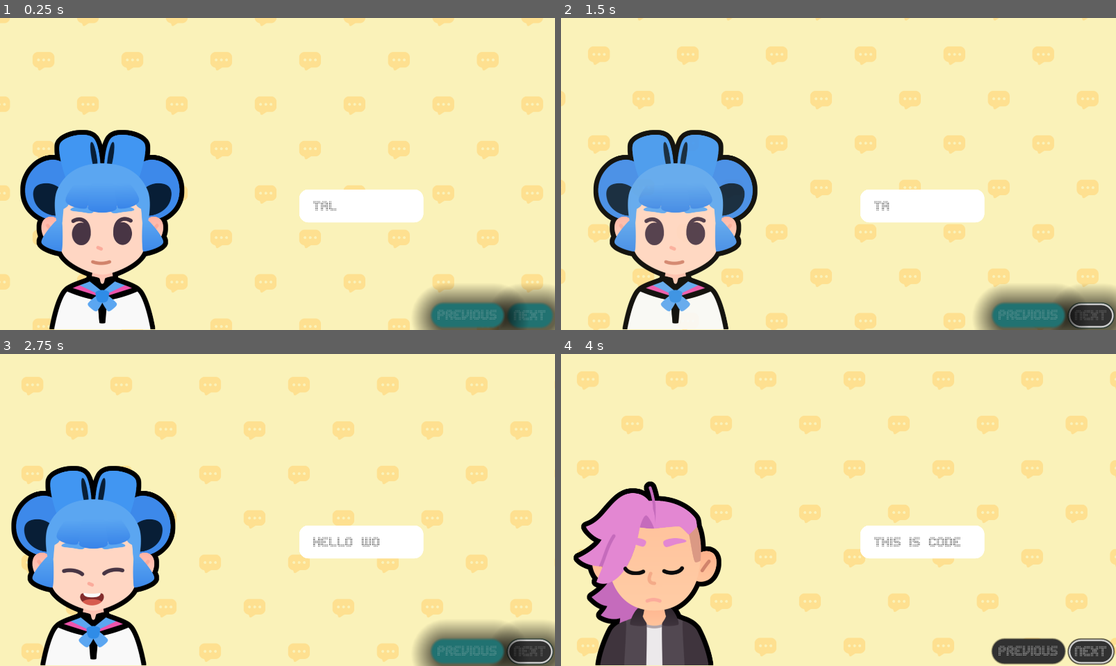
Above: before the commit, frames 1-4 (two rows, left to right).
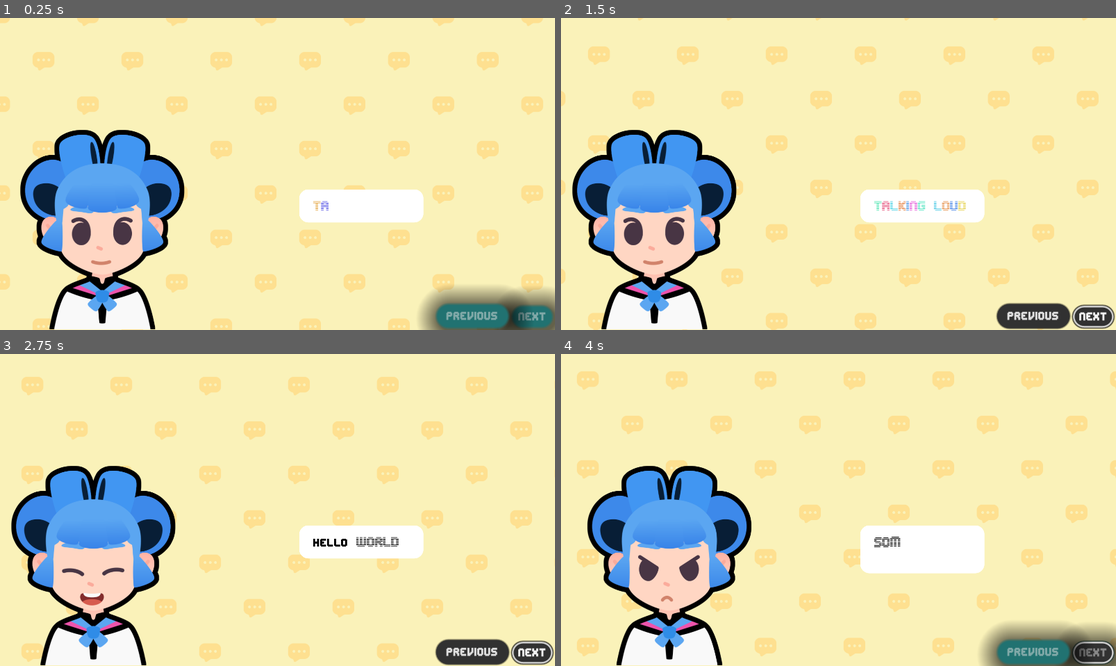
Above: after the commit, the same moments.

Repository: JL-r126/GodotModule7
Game: Godot game, scene res://Dialogue.tscn
Same seed, same stepped clock (60 frames per second), same inputs: the game is played once before the commit and once after it. Sound files missing from this copy of the repository are replaced by a short silence.
Inputs (mouse positions are in pixels of both pictures, inside the frame that each line leads up to):
- Up to frame 1 (0.25 s): no input
- Up to frame 2 (1.5 s): click (1027, 314) at 0.5 s, where only the run before the commit has a clickable "previous"; click (1093, 314) at 1.25 s, where only the run before the commit has a clickable "next"
- Up to frame 3 (2.75 s): click "next" at 2 s
- Up to frame 4 (4 s): tap Enter at 2.75 s; move the mouse to (960, 494) at 2.77 s; hold D (move_right) from 2.78 s (still down); tap Shift (boost) at 2.85 s; click (960, 494) at 2.92 s; tap Space at 3.02, 3.77 s; move the mouse to (727, 525) at 3.52 s; tap Z at 3.6 s

The runs differ from the first frame. In frame 1, 1.0% of the frame differs, in the area x 56-100%, y 58-100%; in frame 2, 14%; in frame 3, 3.3%; in frame 4, 19%, in the area x 2-100%, y 35-100%.

Commit message:
commit new added text effects

Diff:
--- a/Dialogue.gd
+++ b/Dialogue.gd
@@ -22,29 +22,34 @@
 
 var dialogue_items: Array[Dictionary] = [
 	{
-		"text": "talk",
+		"text": "[rainbow val=0.9]talking loud[/rainbow]",
 		"expression": dict["regular"],
 		"character": dict2["sophia"]
 	},
 	{
-		"text": "hello world",
+		"text": "[b]hello[/b] world",
 		"expression": dict["happy"],
 		"character": dict2["sophia"]
 	},
 	{
-		"text": "this is code",
+		"text": "[shake]this is code[/shake]",
 		"expression": dict["sad"],
 		"character": dict2["pink"]
 	},
 	{
-		"text": "something else",
+		"text": "[wave]something else[/wave]",
 		"expression": dict["angry"],
 		"character": dict2["sophia"]
 	},
 	{
-		"text": "bye",
+		"text": "[tornado freq=8.0][b]goodbye, farewell![/b][/tornado]",
 		"expression": dict["angry"],
 		"character": dict2["pink"]
+	},
+	{
+		"text": "[b][i]I wrote this myself![/i][/b]",
+		"expression": dict["regular"],
+		"character": dict2["sophia"]
 	},
 ]
 
@@ -63,7 +68,7 @@
 	char_tween.tween_property(body, "modulate:a", 1.0, 0.2)
 	char_tween.tween_property(body, "position:x", 2.0, 0.3)
 	var tween := create_tween()
-	var text_appearing_duration := rich_text_label.text.length() * 0.08
+	var text_appearing_duration: float = current_item['text'].length() / 30.0
 	tween.tween_property(rich_text_label, "visible_ratio", 1.0, text_appearing_duration)
 	var sound_max_offset := audio_stream_player.stream.get_length() - text_appearing_duration
 	var sound_start_position := randf() * sound_max_offset
--- a/Dialogue.tscn
+++ b/Dialogue.tscn
@@ -89,7 +89,7 @@
 offset_right = -455.0
 offset_bottom = -372.0
 bbcode_enabled = true
-text = "Hello World!"
+text = "[i]Hello[/i] [b]World![/b]"
 fit_content = true
 
 [node name="nextButton" type="Button" parent="."]
@@ -118,10 +118,10 @@
 anchor_top = 1.0
 anchor_right = 1.0
 anchor_bottom = 1.0
-offset_left = -428.0
-offset_top = -93.0
-offset_right = -177.0
-offset_bottom = -9.0
+offset_left = -411.0
+offset_top = -90.0
+offset_right = -160.0
+offset_bottom = -6.0
 grow_horizontal = 0
 grow_vertical = 0
 shortcut = SubResource("Shortcut_8sd7k")
--- a/character.gd
+++ b/character.gd
@@ -1,8 +1,8 @@
 extends CharacterBody2D
 
-
+@export var jump_vel: float = 1200.0
 const SPEED = 300.0
-const JUMP_VELOCITY = -1200.0
+var JUMP_VELOCITY = jump_vel * -1
 
 
 func _physics_process(delta: float) -> void:
--- a/expressions.tscn
+++ b/expressions.tscn
@@ -145,10 +145,11 @@
 shape = SubResource("RectangleShape2D_ofruo")
 
 [node name="CharacterBody2D" type="CharacterBody2D" parent="."]
-position = Vector2(217, 881)
+position = Vector2(1102, 922)
 collision_layer = 3
 collision_mask = 6
 script = ExtResource("7_yxgko")
+jump_vel = 800.0
 metadata/_edit_group_ = true
 
 [node name="CollisionShape2D" type="CollisionShape2D" parent="CharacterBody2D"]
--- a/lessons/main_theme.tres
+++ b/lessons/main_theme.tres
@@ -1,7 +1,10 @@
-[gd_resource type="Theme" load_steps=10 format=3 uid="uid://dff5vdo8oyrxt"]
+[gd_resource type="Theme" load_steps=13 format=3 uid="uid://dff5vdo8oyrxt"]
 
 [ext_resource type="StyleBox" uid="uid://bsetnjcvpimr4" path="res://new_style_box_flat.tres" id="1_ei3wx"]
+[ext_resource type="FontFile" uid="uid://btqpntce35e88" path="res://editundo.ttf" id="1_jktrv"]
 [ext_resource type="FontFile" uid="uid://neiustlwucdv" path="res://edundot.ttf" id="1_ulena"]
+[ext_resource type="FontFile" uid="uid://bgfxnvlq1u6wd" path="res://edunline.ttf" id="3_aaryr"]
+[ext_resource type="FontFile" uid="uid://t8ph42c8fe2x" path="res://JsHandwritten-Regular.otf" id="3_f1362"]
 
 [sub_resource type="StyleBoxFlat" id="StyleBoxFlat_ei3wx"]
 content_margin_left = 22.0
@@ -92,9 +95,9 @@
 corner_radius_bottom_left = 32
 
 [resource]
-default_font = ExtResource("1_ulena")
+default_font = ExtResource("3_aaryr")
 default_font_size = 48
-Button/fonts/font = ExtResource("1_ulena")
+Button/fonts/font = ExtResource("1_jktrv")
 Button/styles/disabled = SubResource("StyleBoxFlat_ei3wx")
 Button/styles/focus = SubResource("StyleBoxFlat_ulena")
 Button/styles/hover = SubResource("StyleBoxFlat_ulena")
@@ -121,11 +124,11 @@
 RichTextLabel/constants/text_highlight_h_padding = 3
 RichTextLabel/constants/text_highlight_v_padding = 3
 RichTextLabel/constants/underline_alpha = 50
-RichTextLabel/fonts/bold_font = ExtResource("1_ulena")
-RichTextLabel/fonts/bold_italics_font = ExtResource("1_ulena")
+RichTextLabel/fonts/bold_font = ExtResource("1_jktrv")
+RichTextLabel/fonts/bold_italics_font = ExtResource("3_f1362")
 RichTextLabel/fonts/italics_font = ExtResource("1_ulena")
 RichTextLabel/fonts/mono_font = ExtResource("1_ulena")
-RichTextLabel/fonts/normal_font = ExtResource("1_ulena")
+RichTextLabel/fonts/normal_font = ExtResource("3_aaryr")
 RichTextLabel/icons/horizontal_rule = SubResource("ImageTexture_jktrv")
 RichTextLabel/styles/focus = SubResource("StyleBoxFlat_f1362")
 RichTextLabel/styles/normal = SubResource("StyleBoxFlat_a4fo1")
--- a/project.godot
+++ b/project.godot
@@ -32,6 +32,8 @@
 [editor]
 
 movie_writer/movie_file="/home/xananax/GDQuest/learn-2d-gamedev-godot-4/godot_projects/M07.telling_a_story/demo.avi"
+version_control/plugin_name="GitPlugin"
+version_control/autoload_on_startup=true
 
 [editor_plugins]
 
--- a/rigid_body_2d.gd
+++ b/rigid_body_2d.gd
@@ -1,5 +1,5 @@
 extends RigidBody2D
-@onready var char = $"../CharacterBody2D"
+@onready var chare = $"../CharacterBody2D"
 # Called when the node enters the scene tree for the first time.
 func _ready() -> void:
 	pass # Replace with function body.
@@ -8,8 +8,8 @@
 # Called every frame. 'delta' is the elapsed time since the previous frame.
 
 func _physics_process(delta: float) -> void:
-	if char.move_and_slide():
-		for i in char.get_slide_collision_count():
-			var col = char.get_slide_collision(i)
+	if chare.move_and_slide():
+		for i in chare.get_slide_collision_count():
+			var col = chare.get_slide_collision(i)
 			if col.get_collider() is RigidBody2D:
 				col.get_collider().apply_force(col.get_normal() * -500)
Binary file added: JsHandwritten-Regular.otf
Not shown, added: JsHandwritten-Regular.otf.import
Not shown, added: addons/godot-git-plugin/git_plugin.gdextension.uid
Binary file added: editundo.ttf
Not shown, added: editundo.ttf.import
Binary file added: edunline.ttf
Not shown, added: edunline.ttf.import
Not shown: 2 places in lessons/main_theme.tres that only renumber resources
Not shown, added: addons/godot-git-plugin/LICENSE
Not shown, added: addons/godot-git-plugin/THIRDPARTY.md
Not shown, added: addons/godot-git-plugin/git_plugin.gdextension
Not shown, added: addons/godot-git-plugin/linux/libgit_plugin.linux.editor.x86_64.so
(and 3 more such lines)
